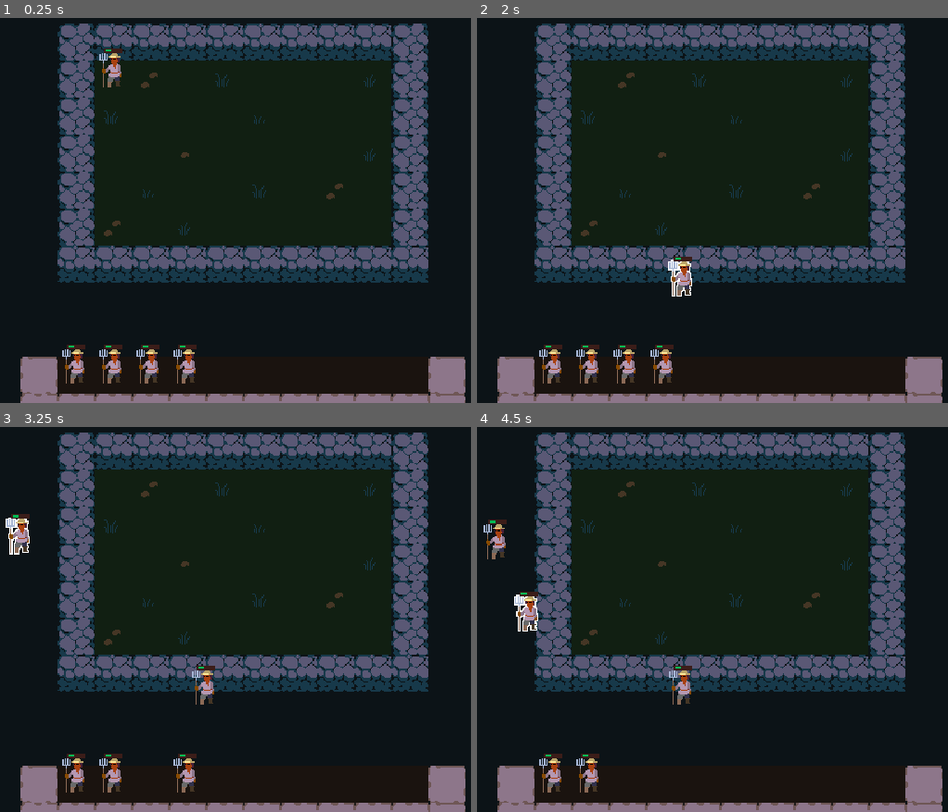
Above: before the commit, frames 1-4 (two rows, left to right).
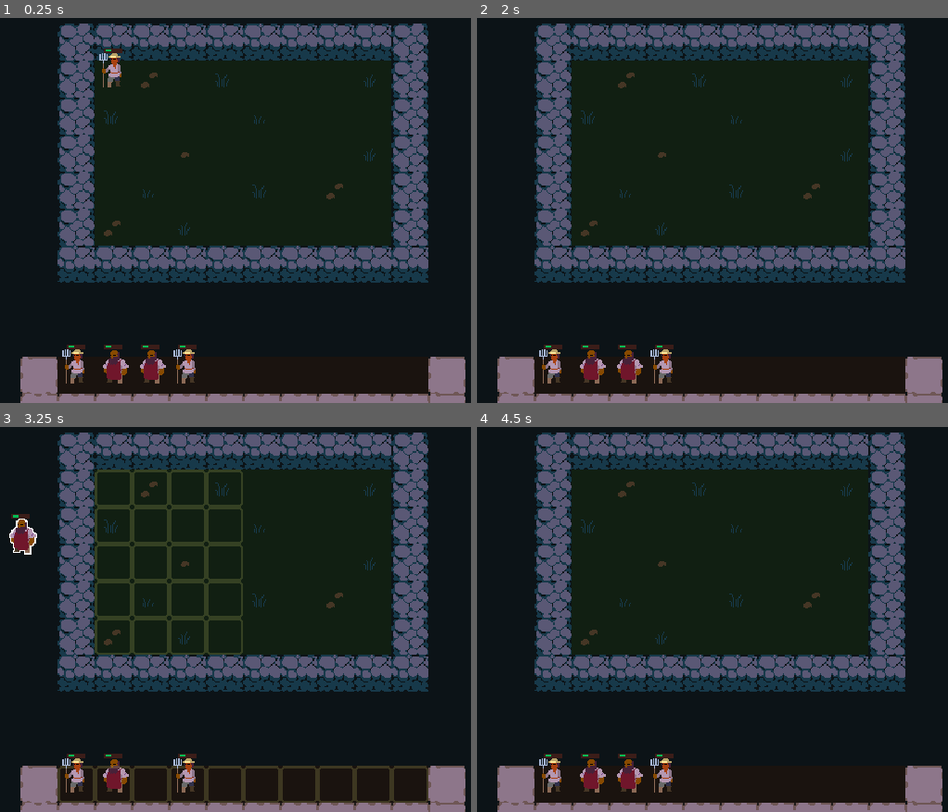
Above: after the commit, the same moments.

Repository: gustavofukunaga/tcc
Game: Godot game, scene res://Scenes/Arena/arena.tscn
Two runs of this game, one before a commit and one after it. Both use one fixed random seed, a clock stepped at 60 frames per second and the inputs below.
Inputs (mouse positions are in pixels of both pictures, inside the frame that each line leads up to):
- Up to frame 1 (0.25 s): no input
- Up to frame 2 (2 s): tap Enter at 0.5 s; drag from (590, 68) to (552, 364) at 0.52 s; drag from (552, 364) to (684, 279) at 1.27 s
- Up to frame 3 (3.25 s): move the mouse to (113, 773) at 2.02 s; press the mouse at (113, 773) at 2.03 s; release the mouse at (113, 773) at 2.75 s; tap Space at 2.75 s; drag from (150, 773) to (18, 542) at 2.77 s
- Up to frame 4 (4.5 s): drag from (665, 773) to (495, 542) at 3.52 s; drag from (495, 542) to (590, 773) at 4.27 s

The runs differ from the first frame. In frame 1, 0.7% of the frame differs, in the area x 21-36%, y 86-95%; in frame 2, 1.1%; in frame 3, 6.1%, in the area x 1-91%, y 11-98%; in frame 4, 1.9%.

Commit message:
tutorial S1E5 UnitMover

Diff:
--- a/Components/drag_and_drop.gd
+++ b/Components/drag_and_drop.gd
@@ -12,6 +12,19 @@
 var starting_position: Vector2
 var offset := Vector2.ZERO
 var dragging := false
+
+@onready var skin: Sprite2D = $"../Visuals/Skin"
+@onready var health_bar: ProgressBar = $"../HealthBar"
+
+
+func _pickup_unit() -> void:
+	skin.position.y -= pickup_offset
+	health_bar.position.y -= pickup_offset
+
+
+func _drop_unit() -> void:
+	skin.position.y += pickup_offset
+	health_bar.position.y += pickup_offset
 
 
 func _ready() -> void:
@@ -35,7 +48,7 @@
 	dragging = false
 	target.remove_from_group("dragging")
 	target.z_index = 0
-	target.move_local_y(pickup_offset)
+	_drop_unit()
 
 
 func _cancel_dragging() -> void:
@@ -48,7 +61,7 @@
 	starting_position = target.global_position
 	target.add_to_group("dragging")
 	target.z_index = 99
-	target.move_local_y(-pickup_offset)
+	_pickup_unit()
 	offset = target.global_position - target.get_global_mouse_position()
 	drag_started.emit()
 
--- a/Components/play_area.gd
+++ b/Components/play_area.gd
@@ -2,6 +2,7 @@
 extends TileMapLayer
 
 @export var unit_grid: UnitGrid
+@export var tile_highlighter: TileHighlighter
 
 var bounds: Rect2i
 
--- a/Components/tile_highlighter.gd
+++ b/Components/tile_highlighter.gd
@@ -8,23 +8,6 @@
 
 @onready var source_id := play_area.tile_set.get_source_id(0)
 
-#@onready var unit: Unit = $"../../Unit"
-#@onready var unit_2: Unit = $"../../Unit2"
-#
-#var unit_picked: bool = false
-#
-#func _ready() -> void:
-	#unit.unit_picked.connect(_on_unit_picked)
-	#unit_2.unit_picked.connect(_on_unit_picked)
-#
-#func _on_unit_picked() -> void:
-	#unit_picked = true
-	#
-#func _highlight_valid_tiles() -> void:
-	#print("")
-	#for i in play_area.get_play_area_size().x:
-		#for j in play_area.get_play_area_size().y:
-			#highlight_layer.set_cell(Vector2i(i, j), source_id, tile)
 
 func _process(_delta: float) -> void:
 	if not enabled:
--- a/Components/unit_grid.gd
+++ b/Components/unit_grid.gd
@@ -16,6 +16,17 @@
 
 func add_unit(tile: Vector2i, unit: Node) -> void:
 	units[tile] = unit
+	unit_grid_changed.emit()
+
+
+func remove_unit(tile: Vector2i) -> void:
+	var unit := units[tile] as Node
+
+	if not unit:
+		print("Unit not found to remove at tile ", tile)
+		return
+
+	units[tile] = null
 	unit_grid_changed.emit()
 
 
--- /dev/null
+++ b/Components/unit_mover.gd
@@ -0,0 +1,84 @@
+class_name UnitMover
+extends Node
+
+@export var play_areas: Array[PlayArea]
+
+
+func _ready() -> void:
+	var units := get_tree().get_nodes_in_group("Units")
+	for unit: Unit in units:
+		setup_unit(unit)
+
+
+func setup_unit(unit: Unit) -> void:
+	unit.drag_and_drop.drag_started.connect(_on_unit_drag_started.bind(unit))
+	unit.drag_and_drop.drag_canceled.connect(_on_unit_drag_canceled.bind(unit))
+	unit.drag_and_drop.dropped.connect(_on_unit_dropped.bind(unit))
+
+
+func _set_highlighters(enabled: bool) -> void:
+	for play_area: PlayArea in play_areas:
+		play_area.tile_highlighter.enabled = enabled
+
+
+func _get_play_area_for_position(global: Vector2) -> int:
+	var dropped_area_index := -1
+
+	for i in play_areas.size():
+		var tile := play_areas[i].get_tile_from_global(global)
+		if play_areas[i].is_tile_in_bounds(tile):
+			dropped_area_index = i
+
+	return dropped_area_index
+
+
+func _reset_unit_to_starting_position(starting_position: Vector2, unit: Unit) -> void:
+	var i := _get_play_area_for_position(starting_position)
+	var tile := play_areas[i].get_tile_from_global(starting_position)
+
+	unit.reset_after_dragging(starting_position)
+	play_areas[i].unit_grid.add_unit(tile, unit)
+
+
+func _move_unit(unit: Unit, play_area: PlayArea, tile: Vector2i) -> void:
+	play_area.unit_grid.add_unit(tile, unit)
+	unit.global_position = play_area.get_global_from_tile(tile) - Arena.HALF_CELL_SIZE
+	unit.reparent(play_area.unit_grid)
+
+
+func _on_unit_drag_started(unit: Unit) -> void:
+	_set_highlighters(true)
+
+	var i := _get_play_area_for_position(unit.global_position)
+	if i > -1:
+		var tile := play_areas[i].get_tile_from_global(unit.global_position)
+		play_areas[i].unit_grid.remove_unit(tile)
+
+
+func _on_unit_drag_canceled(starting_position: Vector2, unit: Unit) -> void:
+	_set_highlighters(false)
+	_reset_unit_to_starting_position(starting_position, unit)
+
+
+func _on_unit_dropped(starting_position: Vector2, unit: Unit) -> void:
+	_set_highlighters(false)
+
+	var old_area_index := _get_play_area_for_position(starting_position)
+	var drop_area_index := _get_play_area_for_position(unit.get_global_mouse_position())
+
+	if drop_area_index == -1:
+		_reset_unit_to_starting_position(starting_position, unit)
+		return
+
+	var old_area := play_areas[old_area_index]
+	var old_tile := old_area.get_tile_from_global(starting_position)
+	var new_area := play_areas[drop_area_index]
+	var new_tile := new_area.get_hovered_tile()
+
+	# swap units if we have to
+	if new_area.unit_grid.is_tile_occupied(new_tile):
+		var old_unit: Unit = new_area.unit_grid.units[new_tile]
+		new_area.unit_grid.remove_unit(new_tile)
+		_move_unit(old_unit, old_area, old_tile)
+
+	_move_unit(unit, new_area, new_tile)
--- a/Components/valid_tiles_highlighter.gd
+++ b/Components/valid_tiles_highlighter.gd
@@ -18,27 +18,36 @@
 
 var unit_picked: bool = false
 
+
 func _ready() -> void:
+	var units := get_tree().get_nodes_in_group("Units")
+	for unit: Unit in units:
+		setup_unit(unit)
+
+
+func setup_unit(unit: Unit) -> void:
 	unit.unit_picked.connect(_on_unit_picked)
 	unit.unit_dropped.connect(_on_unit_dropped)
-	unit_2.unit_picked.connect(_on_unit_picked)
-	unit_2.unit_dropped.connect(_on_unit_dropped)
 
 
 func _on_unit_picked() -> void:
 	unit_picked = true
 
+
 func _on_unit_dropped() -> void:
 	unit_picked = false
 
+
 func _highlight_valid_tiles(play_area: PlayArea, highlight: TileMapLayer, source_id: int) -> void:
-	var tiles_list = play_area.get_tiles_coord()
+	var tiles_list := play_area.get_tiles_coord()
 	for tile_coord in tiles_list:
 		highlight.set_cell(tile_coord, source_id, tile)
+
 
 func _clear_highlighted_tiles() -> void:
 	game_area_highlight_layer.clear()
 	bench_highlight_layer.clear()
+
 
 func _process(_delta: float) -> void:
 	if not enabled:
--- /dev/null
+++ b/Data/Units/frod.tres
@@ -0,0 +1,11 @@
+[gd_resource type="Resource" script_class="UnitStats" load_steps=2 format=3 uid="uid://xc2wwbeifw3u"]
+
+[ext_resource type="Script" uid="uid://b5xwqcu3p6jfw" path="res://Data/Units/unit_stats.gd" id="1_t6wlm"]
+
+[resource]
+script = ExtResource("1_t6wlm")
+name = "Frod"
+rarity = 2
+gold_cost = 4
+skin_coordinates = Vector2i(2, 6)
+metadata/_custom_type_script = "uid://b5xwqcu3p6jfw"
--- a/Scenes/Arena/arena.tscn
+++ b/Scenes/Arena/arena.tscn
@@ -7,6 +7,8 @@
 [ext_resource type="Script" uid="uid://bcful8v6mbard" path="res://Components/unit_grid.gd" id="4_t7yvt"]
 [ext_resource type="Script" uid="uid://dxo8nc2san2a6" path="res://Components/valid_tiles_highlighter.gd" id="6_fsjwy"]
 [ext_resource type="Script" uid="uid://bt3yv83xd01q5" path="res://Components/tile_highlighter.gd" id="6_qnyor"]
+[ext_resource type="Resource" uid="uid://xc2wwbeifw3u" path="res://Data/Units/frod.tres" id="8_0ibrr"]
+[ext_resource type="Script" uid="uid://bphpuyrtltmeu" path="res://Components/unit_mover.gd" id="8_fsjwy"]
 
 [node name="Arena" type="Node2D"]
 script = ExtResource("1_6o3nl")
@@ -28,12 +30,13 @@
 tile_map_data = PackedByteArray("AAAGAAsAAAABAAAAAAAHAAsAAAABAAAAAAAIAAsAAAABAAAAAAAJAAsAAAABAAAAAAAKAAsAAAABAAAAAAALAA …(624 unchanged characters)…
 tile_set = ExtResource("1_b8w6q")
 
-[node name="GameArea" type="TileMapLayer" parent="." node_paths=PackedStringArray("unit_grid")]
+[node name="GameArea" type="TileMapLayer" parent="." node_paths=PackedStringArray("unit_grid", "tile_highlighter")]
 position = Vector2(192, 64)
 tile_map_data = PackedByteArray("AAAAAAAAAgAAAA0AAAAAAAEAAgACAA4AAAAAAAIAAgAAAA0AAAAAAAMAAgAAAA0AAAAAAAQAAgADAA0AAAABAA …(560 unchanged characters)…
 tile_set = ExtResource("1_b8w6q")
 script = ExtResource("3_11not")
 unit_grid = NodePath("ArenaUnitGrid")
+tile_highlighter = NodePath("TileHighlighter")
 metadata/_edit_group_ = true
 metadata/_edit_lock_ = true
 
@@ -50,16 +53,18 @@
 
 [node name="TileHighlighter" type="Node" parent="GameArea" node_paths=PackedStringArray("play_area", "highlight_layer")]
 script = ExtResource("6_qnyor")
+enabled = false
 play_area = NodePath("..")
 highlight_layer = NodePath("../Highlight")
 tile = Vector2i(3, 0)
 
-[node name="Bench" type="TileMapLayer" parent="." node_paths=PackedStringArray("unit_grid")]
+[node name="Bench" type="TileMapLayer" parent="." node_paths=PackedStringArray("unit_grid", "tile_highlighter")]
 position = Vector2(160, 320)
 tile_map_data = PackedByteArray("AAAAAAAAAAAAAA8AAAABAAAAAAAAAA8AAAACAAAAAAAAAA8AAAADAAAAAAAAAA8AAAAEAAAAAAAAAA8AAAAFAAAAAAAAAA8AAAAGAAAAAAAAAA8AAAAHAAAAAAAAAA8AAAAIAAAAAAAAAA8AAAAJAAAAAAAAAA8AAAA=")
 tile_set = ExtResource("1_b8w6q")
 script = ExtResource("3_11not")
 unit_grid = NodePath("BenchUnitGrid")
+tile_highlighter = NodePath("TileHighlighter")
 metadata/_edit_group_ = true
 metadata/_edit_lock_ = true
 
@@ -72,6 +77,7 @@
 
 [node name="TileHighlighter" type="Node" parent="Bench" node_paths=PackedStringArray("play_area", "highlight_layer")]
 script = ExtResource("6_qnyor")
+enabled = false
 play_area = NodePath("..")
 highlight_layer = NodePath("../Highlight")
 tile = Vector2i(3, 0)
@@ -106,9 +112,15 @@
 
 [node name="Unit3" parent="UnitGroup" instance=ExtResource("4_rm3sm")]
 position = Vector2(192, 320)
+stats = ExtResource("8_0ibrr")
 
 [node name="Unit4" parent="UnitGroup" instance=ExtResource("4_rm3sm")]
 position = Vector2(224, 320)
+stats = ExtResource("8_0ibrr")
 
 [node name="Unit5" parent="UnitGroup" instance=ExtResource("4_rm3sm")]
 position = Vector2(256, 320)
+
+[node name="UnitMover" type="Node" parent="." node_paths=PackedStringArray("play_areas")]
+script = ExtResource("8_fsjwy")
+play_areas = [NodePath("../GameArea"), NodePath("../Bench")]
--- a/Scenes/Unit/unit.tscn
+++ b/Scenes/Unit/unit.tscn
@@ -21,7 +21,7 @@
 border_width_bottom = 1
 border_color = Color(0.231373, 0.113725, 0.0980392, 1)
 
-[node name="Unit" type="Area2D"]
+[node name="Unit" type="Area2D" groups=["Units"]]
 script = ExtResource("1_15sed")
 stats = ExtResource("2_ladk0")
 metadata/_edit_group_ = true
Not shown, added: Components/unit_mover.gd.uid
Not shown: 1 places in Scenes/Arena/arena.tscn that only renumber resources
